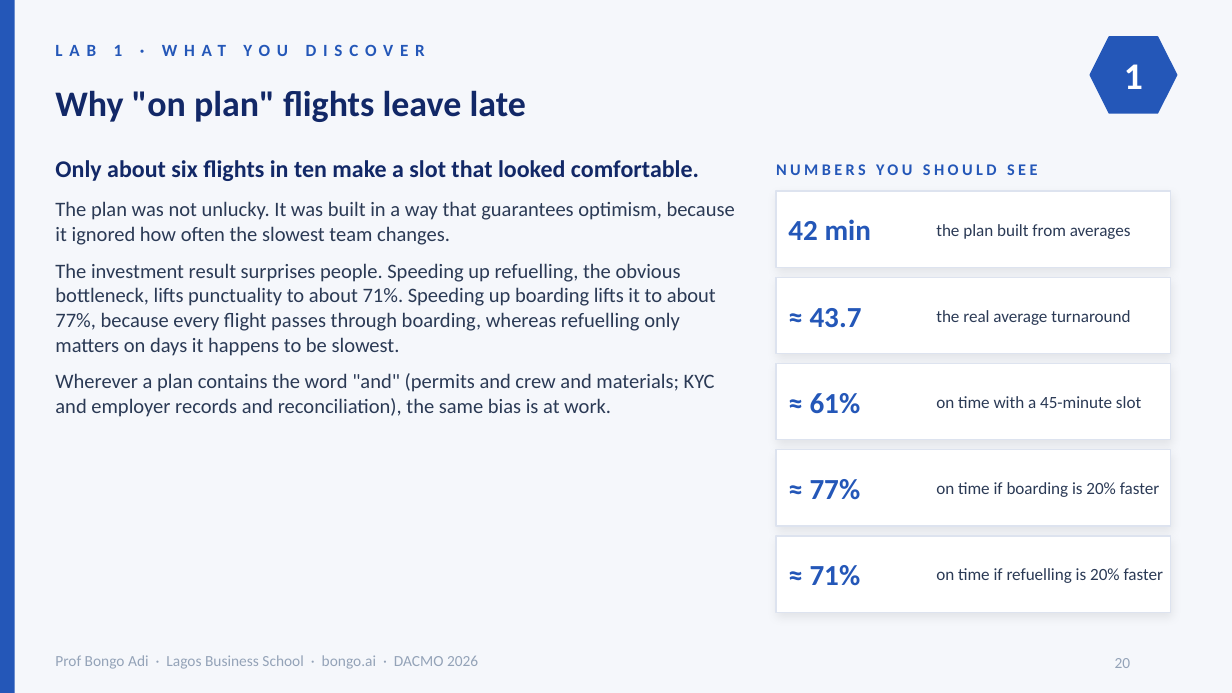
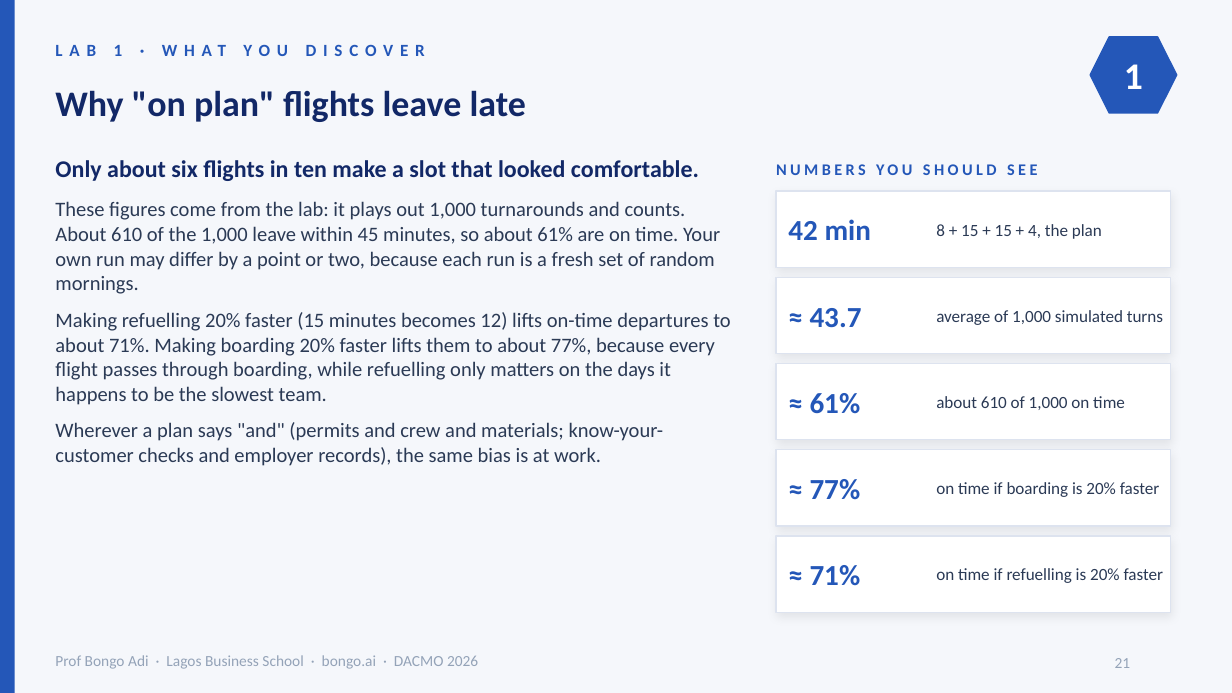
Before and after one commit to adibongo/dacmo-operations-analytics, a slide deck: slide 21 of downloads/DACMO-Analytics-for-Operations.pptx (slide 20 before the commit). Drawn at 1232x693 pixels with LibreOffice and Linux fonts; fonts in the diff are those of the drawing; background and template pictures are left out. Boxes give left, top, right and bottom in pixels: in the first picture for what was removed or moved away, otherwise in the second. Text is boxed around its words. In the diff, an @@ line names an element or a change of style, - is before the commit and + after.

```diff
--- a/downloads/DACMO-Analytics-for-Operations.pptx
+++ b/downloads/DACMO-Analytics-for-Operations.pptx
@@ text at box(55, 201, 730, 466): text changed @@
-The plan was not unlucky. It was built in a way that guarantees optimism, because it ignored how often the slowest team changes.
-The investment result surprises people. Speeding up refuelling, the obvious bottleneck, lifts punctuality to about 71%. Speeding up boarding lifts it to about 77%, because every flight passes through boarding, whereas refuelling only matters on days it happens to be slowest.
-Wherever a plan contains the word "and" (permits and crew and materials; KYC and employer records and reconciliation), the same bias is at work.
+These figures come from the lab: it plays out 1,000 turnarounds and counts. About 610 of the 1,000 leave within 45 minutes, so about 61% are on time. Your own run may differ by a point or two, because each run is a fresh set of random mornings.
+Making refuelling 20% faster (15 minutes becomes 12) lifts on-time departures to about 71%. Making boarding 20% faster lifts them to about 77%, because every flight passes through boarding, while refuelling only matters on the days it happens to be the slowest team.
+Wherever a plan says "and" (permits and crew and materials; know-your-customer checks and employer records), the same bias is at work.
@@ text at box(936, 224, 1102, 239): text changed @@
-the plan built from averages
+8 + 15 + 15 + 4, the plan
@@ text at box(936, 310, 1163, 325): text changed @@
-the real average turnaround
+average of 1,000 simulated turns
@@ text at box(936, 396, 1125, 410): text changed @@
-on time with a 45-minute slot
+about 610 of 1,000 on time
@@ page number at box(1115, 658, 1131, 668): text changed @@
-20
+21
```
Also in this commit, not shown: 26 other slides changed, 2 slides added, 7 other files.
